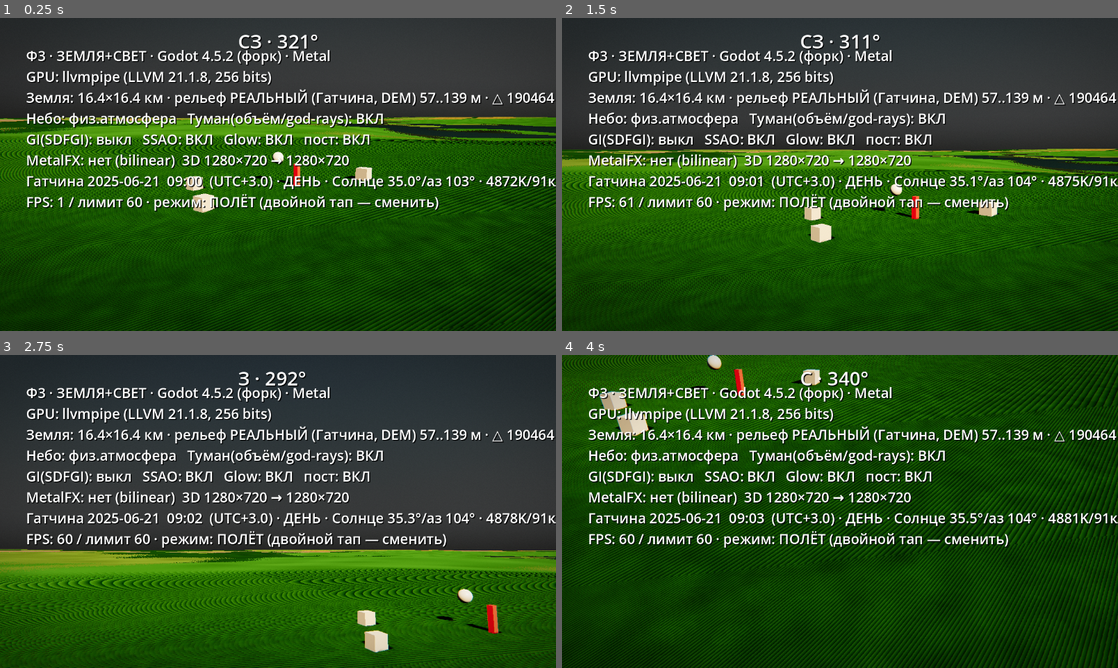
Above: before the commit, frames 1-4 (two rows, left to right).
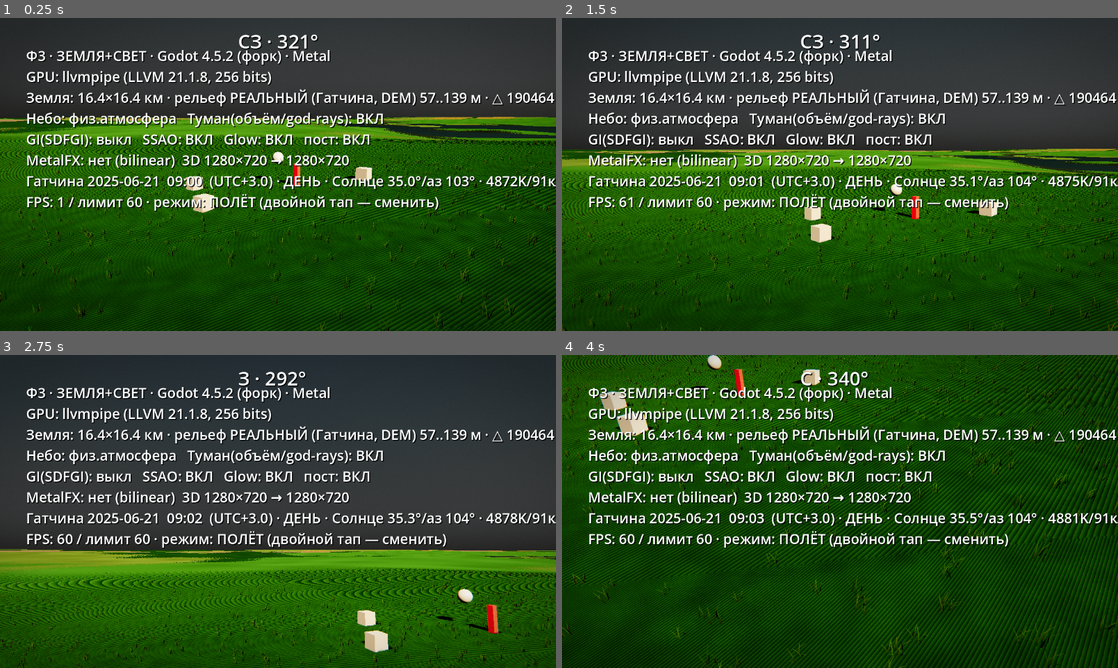
Above: after the commit, the same moments.

Repository: B760m670/mmorpg3dnew
Game: Godot game, scene res://scenes/light_stage.tscn
The game is run twice, just before and just after one commit, with the same random seed, the same clock (stepped at 60 frames per second) and the same inputs.
Inputs (mouse positions are in pixels of both pictures, inside the frame that each line leads up to):
- Up to frame 1 (0.25 s): no input
- Up to frame 2 (1.5 s): move the mouse to (962, 158) at 0.52 s; click (962, 158) at 0.67 s; drag from (728, 190) to (812, 237) at 1.27 s
- Up to frame 3 (2.75 s): move the mouse to (333, 442) at 2.02 s; click (333, 442) at 2.17 s
- Up to frame 4 (4 s): drag from (812, 574) to (673, 464) at 2.77 s; move the mouse to (1006, 558) at 3.52 s; click (1006, 558) at 3.67 s

The runs differ from the first frame. In frame 1, 1.9% of the frame differs, in the area x 0-100%, y 37-100%; in frame 2, 1.9%; in frame 3, 1.3%; in frame 4, 2.4%, in the area x 0-100%, y 0-100%.

Commit message:
Трава по реальным зонам: детерминированный посев вокруг наблюдателя
Модель Decima/Ghost of Tsushima из исследования: растительность не хранится
— сеется хешем от координат тайла по картам правил. Тайлы 16 м кольцом
±104 м следуют за наблюдателем (ближний пояс плотнее), правила из
реальности: зона землепользования (луг/парк/лес/поля/болото — свои
плотность/высота/цвет), крутые склоны и вода голые. Куст = 7 лезвий чистой
геометрией (MultiMesh), корень — на той же height(), что физика. Ветер
(волны по полю, гнётся верх) и растворение вдали — в вершинном шейдере.
Стенд: 169 тайлов, ~11–13 тыс. кустов, △ ~230–270 тыс., счётчик в HUD/STATE.

Co-Authored-By: Claude Fable 5 <noreply@anthropic.com>
Claude-Session: https://claude.ai/code/session_011pJt8xA6v8KEwtPnSYGg9D

Diff:
--- /dev/null
+++ b/game2/scripts/world/grass.gd
@@ -0,0 +1,216 @@
+class_name GrassField
+extends Node3D
+## ТРАВЯНОЙ ЯРУС — посев по РЕАЛЬНЫМ зонам землепользования (модель
+## Decima/Ghost of Tsushima: растительность не хранится в базе — она
+## детерминированно сеется вокруг наблюдателя по картам правил).
+##
+## Тайлы 16 м кольцом ±104 м следуют за наблюдателем; в каждом тайле кусты
+## травы (MultiMesh, 7 лезвий на куст) сеются хешем от координат тайла:
+## при каждом возвращении на место — ТА ЖЕ трава, без базы инстансов.
+## Правила посева — из реальности: зона землепользования (луг/парк/лес/поля/
+## болото), уклон рельефа (крутые склоны голые), вода — пусто.
+## Корень куста — terrain.height() (та же сетка, что физика): трава стоит
+## НА земле. Ветер и растворение вдали — в вершинном шейдере (без щелчков).
+
+const TILE_M := 16.0
+const RADIUS_TILES := 6              # покрытие ±104 м вокруг наблюдателя
+const NEAR_TILES := 2                # ближний пояс (±40 м) — плотнее
+const CLUMPS_M2_NEAR := 1.0          # кустов на м² вблизи
+const CLUMPS_M2_FAR := 0.35
+const BLADES_PER_CLUMP := 7
+const TRIS_PER_BLADE := 3
+const BUILDS_PER_FRAME := 4          # амортизация достройки на ходу (без рывков)
+const SLOPE_MIN_NY := 0.82           # круче ~35° — голый грунт (как в шейдере земли)
+
+const ZONES_PATH := "res://assets/dem/zones_1024.bin"
+const ZONES_N := 1024
+
+var terrain: Terrain
+var zone_size_m := 12288.0
+var clump_count: int = 0
+
+var _zones: PackedByteArray
+var _mesh: ArrayMesh
+var _mat: ShaderMaterial
+var _tiles: Dictionary = {}          # Vector2i -> {"node":..., "band":int, "n":int}
+var _queue: Array[Vector2i] = []
+var _center := Vector2i(1 << 30, 1 << 30)
+var _reported := false
+
+## правила зоны: [вероятность куста 0..1, высота куста м, базовый цвет]
+func _zone_rule(z: int) -> Array:
+	match z:
+		1: return [0.55, 0.42, Color(0.25, 0.38, 0.12)]   # парк — ниже, ухоженнее
+		2: return [0.28, 0.30, Color(0.14, 0.24, 0.10)]   # лес — тёмный подлесок
+		3: return [0.95, 0.80, Color(0.45, 0.42, 0.16)]   # поля — высокие злаки
+		4: return [0.06, 0.30, Color(0.30, 0.36, 0.14)]   # город — пробивается редко
+		5: return [0.00, 0.00, Color.BLACK]               # вода — пусто
+		6: return [0.70, 0.55, Color(0.24, 0.34, 0.12)]   # кустарник — высокотравье
+		7: return [0.60, 0.70, Color(0.20, 0.30, 0.14)]   # болото — осока
+		_: return [1.00, 0.55, Color(0.30, 0.41, 0.13)]   # луг
+
+func _ready() -> void:
+	var f := FileAccess.open(ZONES_PATH, FileAccess.READ)
+	if f != null:
+		_zones = f.get_buffer(ZONES_N * ZONES_N)
+	if _zones.size() != ZONES_N * ZONES_N:
+		_zones = PackedByteArray()
+		push_warning("[grass] нет карты зон — вся трава по правилу луга")
+	_mesh = _build_clump_mesh()
+	_mat = ShaderMaterial.new()
+	_mat.shader = load("res://shaders/world/grass.gdshader")
+
+func _zone_at(x: float, z: float) -> int:
+	if _zones.is_empty():
+		return 0
+	var u := int((x + zone_size_m * 0.5) / zone_size_m * float(ZONES_N))
+	var v := int((z + zone_size_m * 0.5) / zone_size_m * float(ZONES_N))
+	if u < 0 or v < 0 or u >= ZONES_N or v >= ZONES_N:
+		return 0
+	return _zones[v * ZONES_N + u]
+
+# ------------------------------------------------------------------ куст
+## куст = 7 лезвий чистой геометрией (без альфа-текстур: ни сортировки,
+## ни просветов). Лезвие — сужающаяся полоса из 3 треугольников с наклоном
+## кончика; разнобой высоты/поворота внутри куста зашит в меш.
+func _build_clump_mesh() -> ArrayMesh:
+	var st := SurfaceTool.new()
+	st.begin(Mesh.PRIMITIVE_TRIANGLES)
+	var rng := RandomNumberGenerator.new()
+	rng.seed = 1894
+	for b in range(BLADES_PER_CLUMP):
+		var yaw := TAU * float(b) / float(BLADES_PER_CLUMP) + rng.randf_range(-0.4, 0.4)
+		var off := Vector3(rng.randf_range(-0.11, 0.11), 0.0, rng.randf_range(-0.11, 0.11))
+		var hgt := rng.randf_range(0.65, 1.0)
+		var lean := rng.randf_range(0.06, 0.22)
+		var rot := Basis(Vector3.UP, yaw)
+		var w := 0.032
+		var p0 := off + rot * Vector3(-w * 0.5, 0.0, 0.0)
+		var p1 := off + rot * Vector3(w * 0.5, 0.0, 0.0)
+		var mh := hgt * 0.55
+		var p2 := off + rot * Vector3(-w * 0.30, mh, lean * 0.35)
+		var p3 := off + rot * Vector3(w * 0.30, mh, lean * 0.35)
+		var tip := off + rot * Vector3(0.0, hgt, lean)
+		_tri(st, p0, p1, p2, 0.0, 0.0, mh)
+		_tri(st, p1, p3, p2, 0.0, mh, mh)
+		_tri(st, p2, p3, tip, mh, mh, hgt)
+	return st.commit()
+
+## UV.y — доля высоты лезвия: ею шейдер ведёт градиент цвета и вес ветра
+func _tri(st: SurfaceTool, a: Vector3, b: Vector3, c: Vector3,
+		ua: float, ub: float, uc: float) -> void:
+	st.set_uv(Vector2(0.0, ua)); st.add_vertex(a)
+	st.set_uv(Vector2(0.0, ub)); st.add_vertex(b)
+	st.set_uv(Vector2(0.0, uc)); st.add_vertex(c)
+
+# ------------------------------------------------------------------ тайлы
+func _process(_delta: float) -> void:
+	var cam := get_viewport().get_camera_3d()
+	if cam == null or terrain == null:
+		return
+	var c := Vector2i(int(floorf(cam.global_position.x / TILE_M)),
+		int(floorf(cam.global_position.z / TILE_M)))
+	if c != _center:
+		_center = c
+		_refresh_desired()
+	if _tiles.is_empty() and not _queue.is_empty():
+		# первый заход — весь ковёр сразу (момент загрузки, рывок не виден)
+		while not _queue.is_empty():
+			_build_tile(_queue.pop_front())
+		_report_once()
+		return
+	for i in range(BUILDS_PER_FRAME):
+		if _queue.is_empty():
+			_report_once()
+			break
+		_build_tile(_queue.pop_front())
+
+func _band_of(key: Vector2i) -> int:
+	var d := maxi(absi(key.x - _center.x), absi(key.y - _center.y))
+	return 0 if d <= NEAR_TILES else 1
+
+func _refresh_desired() -> void:
+	var desired: Dictionary = {}
+	for tj in range(_center.y - RADIUS_TILES, _center.y + RADIUS_TILES + 1):
+		for ti in range(_center.x - RADIUS_TILES, _center.x + RADIUS_TILES + 1):
+			var key := Vector2i(ti, tj)
+			desired[key] = _band_of(key)
+	for key in _tiles.keys():
+		if not desired.has(key):
+			_drop_tile(key)
+	_queue.clear()
+	for key in desired:
+		if not _tiles.has(key) or _tiles[key]["band"] != desired[key]:
+			_queue.append(key)
+	# ближние тайлы — первыми: трава у ног не ждёт
+	_queue.sort_custom(func(a: Vector2i, b: Vector2i) -> bool:
+		return maxi(absi(a.x - _center.x), absi(a.y - _center.y)) \
+			< maxi(absi(b.x - _center.x), absi(b.y - _center.y)))
+
+func _drop_tile(key: Vector2i) -> void:
+	var t: Dictionary = _tiles[key]
+	if t["node"] != null:
+		(t["node"] as Node).queue_free()
+	clump_count -= t["n"]
+	_tiles.erase(key)
+
+## посев тайла: детерминированный хеш от координат тайла — тот же мир всегда
+func _build_tile(key: Vector2i) -> void:
+	if _tiles.has(key):
+		_drop_tile(key)
+	var band := _band_of(key)
+	var density := CLUMPS_M2_NEAR if band == 0 else CLUMPS_M2_FAR
+	var rng := RandomNumberGenerator.new()
+	rng.seed = int(key.x) * 73856093 ^ int(key.y) * 19349663
+	var attempts := int(TILE_M * TILE_M * density)
+	var xforms: Array[Transform3D] = []
+	var colors: Array[Color] = []
+	for k in range(attempts):
+		var x := (float(key.x) + rng.randf()) * TILE_M
+		var z := (float(key.y) + rng.randf()) * TILE_M
+		var rule := _zone_rule(_zone_at(x, z))
+		if rng.randf() > float(rule[0]):
+			continue
+		if terrain.normal_at(x, z).y < SLOPE_MIN_NY:
+			continue
+		var h := terrain.height(x, z)
+		var hgt := float(rule[1]) * rng.randf_range(0.72, 1.3)
+		var wxz := rng.randf_range(0.8, 1.25)
+		var basis := Basis(Vector3.UP, rng.randf() * TAU) \
+			* Basis.from_scale(Vector3(wxz, hgt, wxz))
+		xforms.append(Transform3D(basis, Vector3(x, h, z)))
+		var c: Color = rule[2]
+		var tone := rng.randf_range(0.82, 1.14)
+		colors.append(Color(c.r * tone * rng.randf_range(0.9, 1.1),
+			c.g * tone, c.b * tone * rng.randf_range(0.9, 1.1)))
+	var node: MultiMeshInstance3D = null
+	if not xforms.is_empty():
+		var mm := MultiMesh.new()
+		mm.transform_format = MultiMesh.TRANSFORM_3D
+		mm.use_colors = true
+		mm.mesh = _mesh
+		mm.instance_count = xforms.size()
+		for i in range(xforms.size()):
+			mm.set_instance_transform(i, xforms[i])
+			mm.set_instance_color(i, colors[i])
+		node = MultiMeshInstance3D.new()
+		node.multimesh = mm
+		node.material_override = _mat
+		# тень от каждого лезвия — двойная цена кадра; контакт даёт SSAO
+		node.cast_shadow = GeometryInstance3D.SHADOW_CASTING_SETTING_OFF
+		add_child(node)
+	_tiles[key] = {"node": node, "band": band, "n": xforms.size()}
+	clump_count += xforms.size()
+
+func _report_once() -> void:
+	if _reported:
+		return
+	_reported = true
+	print("[grass] посев: тайлы %d (±%.0f м), кустов=%d, лезвий=%d, △=%d" % [
+		_tiles.size(), (float(RADIUS_TILES) + 0.5) * TILE_M, clump_count,
+		clump_count * BLADES_PER_CLUMP,
+		clump_count * BLADES_PER_CLUMP * TRIS_PER_BLADE])
+
+func report() -> Dictionary:
+	return {"clumps": clump_count, "tiles": _tiles.size(),
+		"tris": clump_count * BLADES_PER_CLUMP * TRIS_PER_BLADE}
--- a/game2/scripts/world/light_stage.gd
+++ b/game2/scripts/world/light_stage.gd
@@ -49,6 +49,7 @@
 	_build_sun()
 	_build_ground()
 	_build_water()
+	_build_grass()
 	_build_props()
 	_build_camera()
 
@@ -110,6 +111,7 @@
 		"sun_ct_k": int(_clock.sun_color_temp_k),
 		"terrain_relief_m": snappedf(r["relief_m"], 0.1),
 		"tris": r["tris"],
+		"grass_clumps": _grass.clump_count if _grass != null else 0,
 		"adapter": RenderingServer.get_video_adapter_name(),
 	}
 	print("STATE ", JSON.stringify(d))
@@ -226,6 +228,15 @@
 	_water.terrain = _terrain
 	add_child(_water)
 	_water.build()
+
+# --- травяной ярус: посев по реальным зонам вокруг наблюдателя ---
+var _grass: GrassField
+
+func _build_grass() -> void:
+	_grass = GrassField.new()
+	_grass.terrain = _terrain
+	_grass.zone_size_m = _terrain.world_size_m
+	add_child(_grass)
 
 # --- объекты-эталоны масштаба: реальные размеры, стоят НА рельефе ---
 func _build_props() -> void:
@@ -413,9 +424,10 @@
 		return ""
 	var r := _terrain.report()
 	if r["real"]:
-		return "Земля: %.1f×%.1f км · рельеф РЕАЛЬНЫЙ (Гатчина, DEM) %.0f..%.0f м · △ %d · вода: %d\n" % [
+		return "Земля: %.1f×%.1f км · рельеф РЕАЛЬНЫЙ (Гатчина, DEM) %.0f..%.0f м · △ %d · вода: %d · трава: %d\n" % [
 			r["size_m"] / 1000.0, r["size_m"] / 1000.0, r["abs_min"], r["abs_max"], r["tris"],
-			_water.count_built if _water != null else 0]
+			_water.count_built if _water != null else 0,
+			_grass.clump_count if _grass != null else 0]
 	return "Земля: %.0f×%.0f м · рельеф ПРОЦЕДУРНЫЙ (фолбэк!) %.1f м · △ %d\n" % [
 		r["size_m"], r["size_m"], r["relief_m"], r["tris"]]
 
--- /dev/null
+++ b/game2/shaders/world/grass.gdshader
@@ -0,0 +1,39 @@
+shader_type spatial;
+// ТРАВА — лезвия чистой геометрией (без альфа-текстур: ни сортировки,
+// ни просветов на MSAA-свободном мобильном кадре). Ветер и растворение
+// вдали — в вершинах. Нормаль — вертикаль: трава освещается как сама
+// поверхность земли (иначе лезвия мерцают гранями на солнце — урок GoT).
+// Корень темнее кончика — ложная глубина покрова (self-occlusion).
+render_mode diffuse_burley, specular_disabled, cull_disabled, world_vertex_coords;
+
+uniform vec2 wind_dir = vec2(0.83, 0.55);   // откуда дует — мировое XZ
+uniform float wind_amp = 0.10;              // размах кончика, м
+uniform float fade_start = 70.0;
+uniform float fade_end = 105.0;
+
+varying float v_h;   // доля высоты лезвия (0 корень — 1 кончик)
+
+void vertex() {
+	v_h = UV.y;
+	vec3 root = MODEL_MATRIX[3].xyz;
+	float dist = distance(root, CAMERA_POSITION_WORLD);
+	// растворение вдали: куст сжимается к корню — исчезает без щелчка,
+	// дальше цвет несёт сама земля (зонная краска совпадает по тону)
+	float keep = 1.0 - smoothstep(fade_start, fade_end, dist);
+	VERTEX = root + (VERTEX - root) * keep;
+	// ветер: два наложенных колебания, фаза — от мировой позиции куста
+	// (волны бегут по полю), гнётся верх ∝ h² (корень стоит)
+	float ph = root.x * 0.53 + root.z * 0.71;
+	float sway = sin(TIME * 1.9 + ph) + 0.45 * sin(TIME * 4.1 + ph * 1.7);
+	float bend = v_h * v_h * wind_amp * (0.55 + 0.45 * sway) * keep;
+	VERTEX.xz += wind_dir * bend;
+	NORMAL = vec3(0.0, 1.0, 0.0);
+}
+
+void fragment() {
+	// COLOR — цвет инстанса (зона × вариация куста)
+	ALBEDO = COLOR.rgb * mix(0.45, 1.08, v_h);
+	ROUGHNESS = 1.0;
+	METALLIC = 0.0;
+	SPECULAR = 0.0;
+}
Not shown, added: game2/scripts/world/grass.gd.uid
Not shown, added: game2/shaders/world/grass.gdshader.uid
